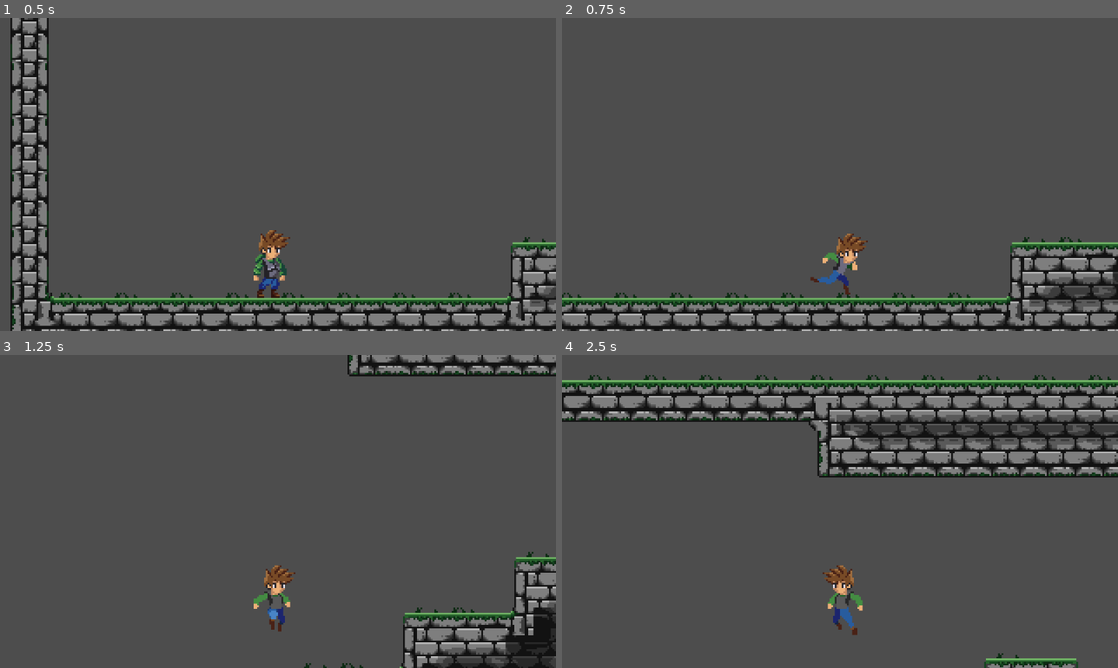
Above: before the commit, frames 1-4 (two rows, left to right).
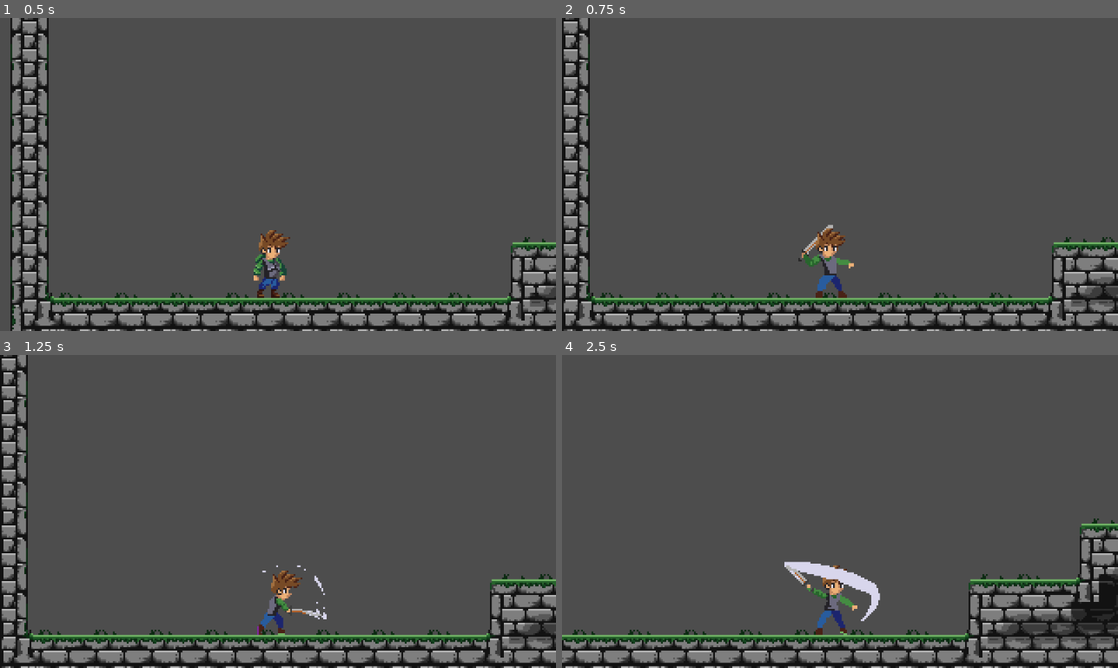
Above: after the commit, the same moments.

Repository: Slyther101/ShadowTavernJam
Game: Godot game, scene res://main.tscn
The game is run twice, just before and just after one commit, with the same random seed, the same clock (stepped at 60 frames per second) and the same inputs.
Inputs:
- Up to frame 1 (0.5 s): no input
- Up to frame 2 (0.75 s): hold Right (ui_right) from 0.53 s (still down); tap D (Attack) at 0.6 s
- Up to frame 3 (1.25 s): keep holding Right (ui_right); tap S (Jump) at 0.77, 0.8, 1.07 s
- Up to frame 4 (2.5 s): tap S (Jump) at 1.35, 1.52, 1.82, 2.3 s; tap D (Attack) at 1.55, 2.1 s; release Right (ui_right) at 2.03 s; hold Left (ui_left) from 2.03 s (still down)

Frame 1 is identical in both runs. In frame 2, 13% of the frame differs, in the area x 0-100%, y 0-100%; in frame 3, 19%; in frame 4, 33%, in the area x 0-100%, y 6-100%.

Commit message:
add attack

Diff:
--- a/game-jam-2026-wayward-sheep-metroidvania/Scripts/Controler.gd
+++ b/game-jam-2026-wayward-sheep-metroidvania/Scripts/Controler.gd
@@ -7,24 +7,35 @@
 var speed_multiplier = 30.0
 var jump_multiplier = -30.0
 var direction = 0
+var attack_step := 0
+var attack_queued := false
 
 #const SPEED = 300.0
 #const JUMP_VELOCITY = -400.0
 
 
 func _physics_process(delta: float) -> void:
+	if Input.is_action_just_pressed("Attack"):
+		if attack_step == 0:
+			attack_step = 1
+			hero_animation.play("Attack")
+		elif attack_step == 1:
+			attack_queued = true
+
 	# Add the gravity.
 	if not is_on_floor():
 		velocity += get_gravity() * delta
 
 	# Handle jump.
-	if Input.is_action_just_pressed("Jump") and is_on_floor():
+	if Input.is_action_just_pressed("Jump") and is_on_floor() and not attack_step:
 		velocity.y = jump_power * jump_multiplier
 
 	# Get the input direction and handle the movement/deceleration.
 	# As good practice, you should replace UI actions with custom gameplay actions.
 	direction = Input.get_axis("ui_left", "ui_right")
-	if direction:
+	if attack_step:
+		velocity.x = 0
+	elif direction:
 		velocity.x = direction * speed * speed_multiplier
 	else:
 		velocity.x = move_toward(velocity.x, 0, speed * speed_multiplier)
@@ -34,6 +45,18 @@
 
 
 func _update_animation() -> void:
+	if attack_step:
+		if not hero_animation.is_playing():
+			if attack_queued and attack_step == 1:
+				attack_step = 2
+				attack_queued = false
+				hero_animation.play("Attack 2")
+				return
+			else:
+				attack_step = 0
+		else:
+			return
+
 	var animation := "Jump" if not is_on_floor() else "Run" if direction else "Idle"
 	if hero_animation.animation != animation:
 		hero_animation.play(animation)
--- a/game-jam-2026-wayward-sheep-metroidvania/main.tscn
+++ b/game-jam-2026-wayward-sheep-metroidvania/main.tscn
@@ -547,11 +547,8 @@
 }, {
 "duration": 1.0,
 "texture": SubResource("AtlasTexture_vivmo")
-}, {
-"duration": 1.0,
-"texture": SubResource("AtlasTexture_2cqfq")
 }],
-"loop": true,
+"loop": false,
 "name": &"Attack",
 "speed": 12.0
 }, {
@@ -564,8 +561,11 @@
 }, {
 "duration": 1.0,
 "texture": SubResource("AtlasTexture_cegan")
+}, {
+"duration": 1.0,
+"texture": SubResource("AtlasTexture_attack2_last")
 }],
-"loop": true,
+"loop": false,
 "name": &"Attack 2",
 "speed": 5.0
 }, {
Not shown: 1 places in game-jam-2026-wayward-sheep-metroidvania/main.tscn that only renumber resources
